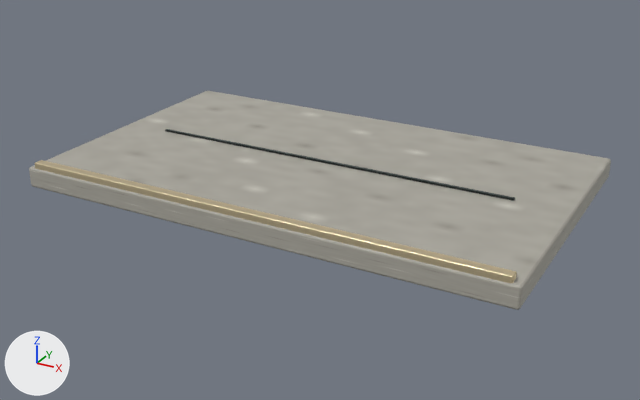
The glTF model public/models/custom/architecture/stair-landing.glb as it was, and as the next commit left it.
One viewpoint serves both versions: a camera (50 mm lens) standing at (5.55, -10.19, 4.51) and looking at (0.04, -0.17, -0.5). Arrows for +X, +Y and +Z are at lower left; the lights stay in place. The older version comes first. Vertices at exactly the same position are counted once.

Script lines for the objects in view, before the commit:
```python
me_cube_140 = bpy.data.meshes.new('Cube.140')
me_cube_140.from_pydata(...)  # 56 vertices, 108 faces; spans x -3.5..3.5, y -2.12..2.12, z -0.15..0.15
me_cube_140.materials.append(mat_terrazzo_greige)  # picture img_terrazzo_greige
me_cube_141 = bpy.data.meshes.new('Cube.141')
me_cube_141.from_pydata(...)  # 56 vertices, 108 faces; spans x -3.39..3.39, y -0.07..0.07, z -0.06..0.06
me_cube_141.materials.append(mat_brass_satin)  # beige #ddcda7
me_cube_142 = bpy.data.meshes.new('Cube.142')
me_cube_142.from_pydata(...)  # 56 vertices, 108 faces; spans x -2.75..2.75, y -0.03..0.03, z -0.01..0.01
me_cube_142.materials.append(mat_metal_charcoal)  # picture img_metal_charcoal
ob_landing_edge = bpy.data.objects.new('Landing_Edge', me_cube_141)
ob_landing_edge.location = (0.0, -2.03, 0.02)
ob_landing_inlay = bpy.data.objects.new('Landing_Inlay', me_cube_142)
ob_landing_inlay.location = (0.0, 0.0, 0.02)
ob_landing_slab = bpy.data.objects.new('Landing_Slab', me_cube_140)
ob_landing_slab.location = (0.0, 0.0, -0.15)
```
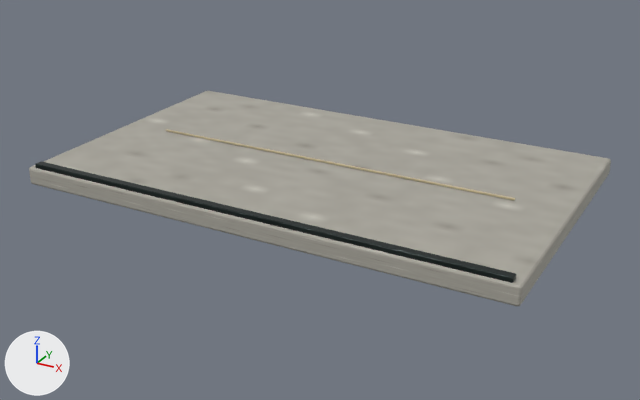
Where the newer file only moved an object's origin or applied its transform, the numbers keep the older frame.

Changed parts and their boxes [x1, y1, x2, y2] in the pictures (640 x 400 px; the box of a moved part takes in the faces that stretch with it):
'Landing_Inlay', recoloured
    both: [166, 129, 515, 200]
part 1 of me_cube_141, moved or reshaped
    before: [35, 160, 517, 283]
    after: [35, 161, 516, 283]

The edits, one by one:
Material 'Metal_BrushedSteel' (mat_metal_brushedsteel) is new.
Its texture is img_metal_charcoal.
Its metallic is 0.72.
Its roughness is 0.31.
me_cube_141 is used by ob_landing_edge; location (0.0, -2.03, 0.02).
me_cube_141 had 56 vertices, 108 faces and spanned x -3.39..3.39, y -0.07..0.07, z -0.06..0.06.
me_cube_141 no longer uses material mat_brass_satin (beige #ddcda7).
me_cube_141 now has 56 vertices, 108 faces and spans x -3.39..3.39, y -0.06..0.06, z -0.04..0.04.
me_cube_141 part 1: the whole mesh is scaled about its middle by (1, 0.852, 0.626).
me_cube_141 gains material mat_metal_brushedsteel (picture img_metal_charcoal).
me_cube_142 is used by ob_landing_inlay; location (0.0, 0.0, 0.02).
me_cube_142 had 56 vertices, 108 faces and spanned x -2.75..2.75, y -0.03..0.03, z -0.01..0.01.
me_cube_142 no longer uses material mat_metal_charcoal (picture img_metal_charcoal).
me_cube_142 now has 56 vertices, 108 faces and spans x -2.75..2.75, y -0.02..0.02, z -0.01..0.01.
me_cube_142 gains material mat_brass_satin (beige #ddcda7).
